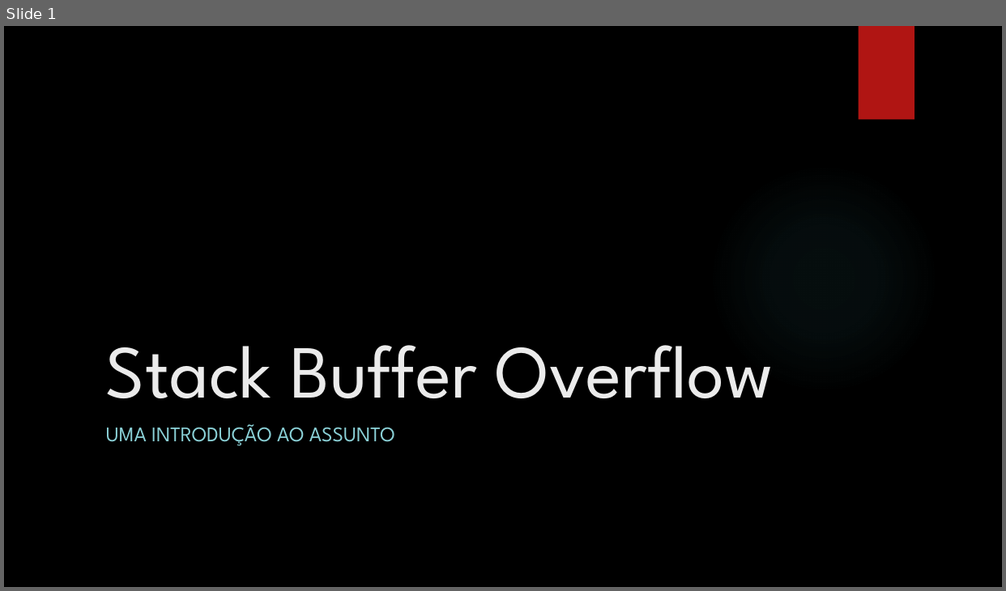
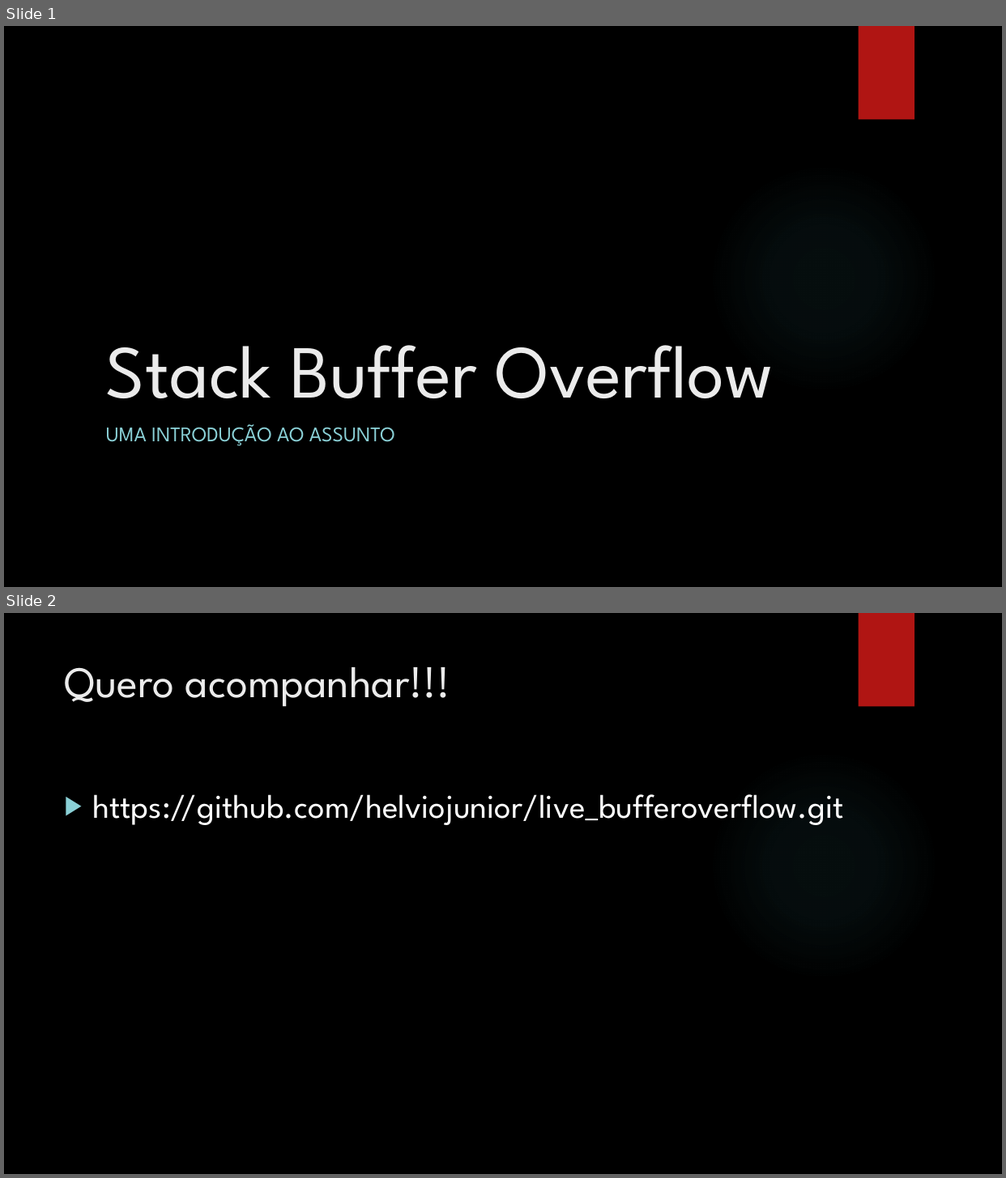
Before and after one commit to helviojunior/live_bufferoverflow, a slide deck: Buffer Overflow.pptx. Shown one above the other, each under a label of ours: slide 1 before the commit, slides 1 and 2 after it. The pictures are 1006x591 and 1006x1178 pixels, drawn with LibreOffice and Linux fonts; fonts in the diff are those of the drawing; background and template pictures are left out. Boxes give left, top, right and bottom in pixels: in the first picture for what was removed or moved away, otherwise in the second. Text is boxed around its words. In the diff, an @@ line names an element or a change of style, - is before the commit and + after.

```diff
--- a/Buffer Overflow.pptx
+++ b/Buffer Overflow.pptx
@@ slide 2 added at bbox=[4, 613, 1002, 1174], background picture (left out); not listed: 2 template elements that a slide beside it also shows @@
@@ title added at bbox=[65, 667, 450, 707], 42 pt, text #EBEBEB @@
+Quero acompanhar!!!
@@ text added at bbox=[92, 794, 844, 825], 32 pt, text #FFFFFF @@
+▶ https://github.com/helviojunior/live_bufferoverflow.git
```
Also in this commit, not shown: 6 other slides added, 1 other file.
